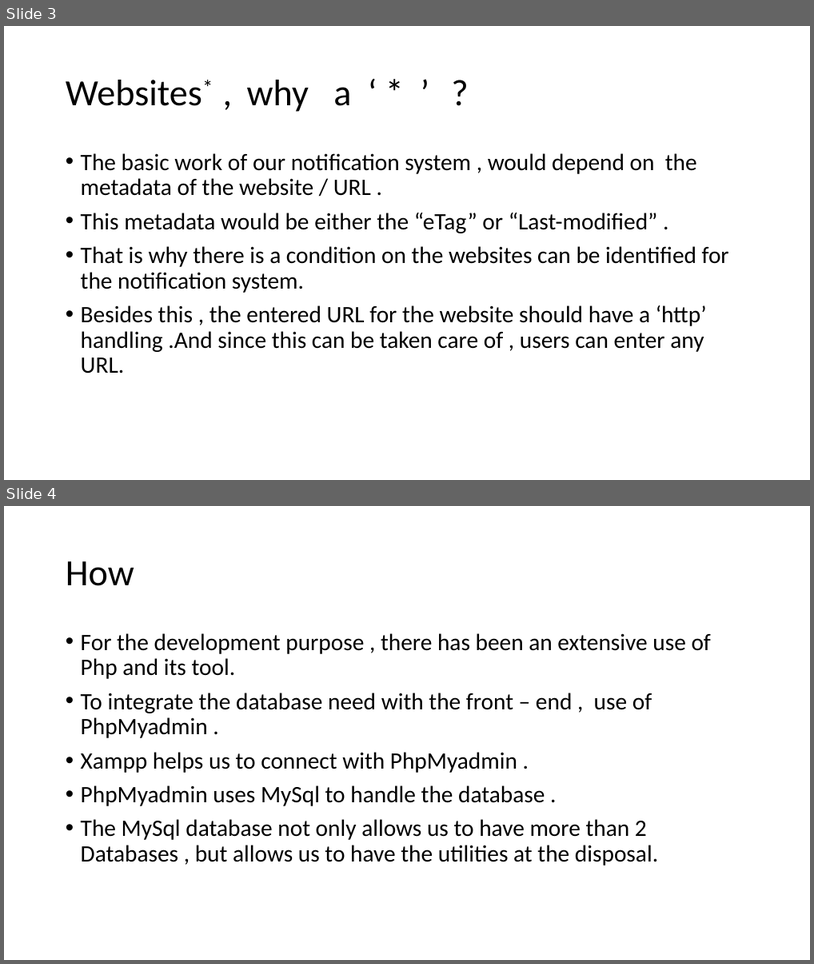
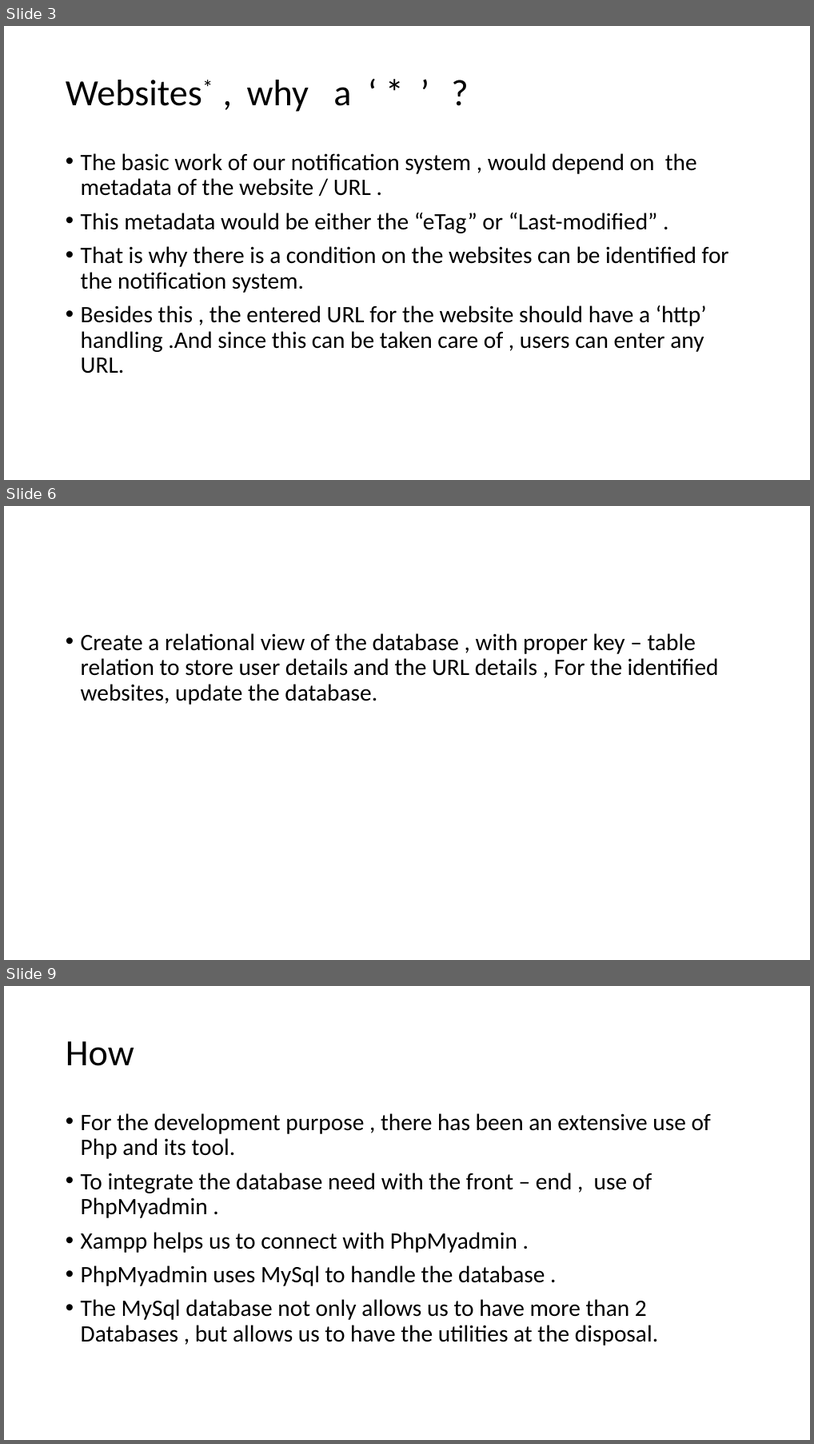
Before and after one commit to Su-Tangnu/NotifyMe, a slide deck: NotifyMe.pptx. Shown one above the other, each under a label of ours: slides 3 and 4 before the commit, slides 3, 6 and 9 after it; the slides between them are not shown. The pictures are 814x964 and 814x1444 pixels, drawn with LibreOffice and Linux fonts; fonts in the diff are those of the drawing. Boxes give left, top, right and bottom in pixels: in the first picture for what was removed or moved away, otherwise in the second. Text is boxed around its words. In the diff, an @@ line names an element or a change of style, - is before the commit and + after.

```diff
--- a/NotifyMe.pptx
+++ b/NotifyMe.pptx
@@ slide 6 added at (x1=4, y1=506, x2=810, y2=960), background #FFFFFF @@
@@ text added at (x1=81, y1=633, x2=719, y2=704), 28 pt, text #000000 @@
+• Create a relational view of the database , with proper key – table relation to store user details and the URL details , For the identified websites, update the database.
@@ what was slide 4 is now slide 9 @@
```
Also in this commit, not shown: 5 other slides added.
